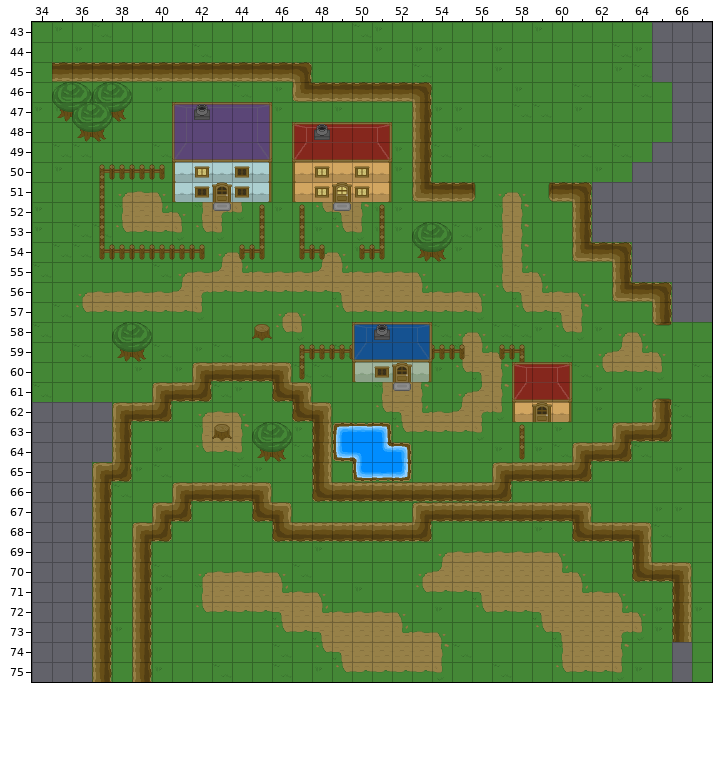
Tiled map -- maps/tilesets/town_01.tmx. Above is the file before it was changed.
Cells are 32x32 px. Shown: x 34..67, y 43..75.
The result:
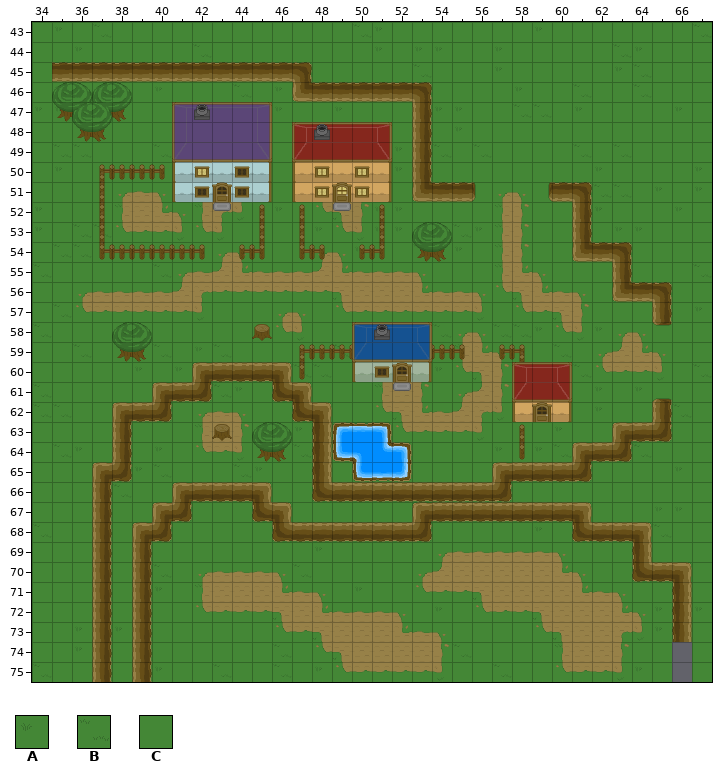
Key: from "tileset_outside_v01": A 24, B 25, C 34.
_ is an empty cell, . an unchanged one.
The exact change:
--- layer "ground"
@@ x 62..67 @@
-43 ...___
-44 ...___
-45 ...___
-46 ....__
-47 ....__
-48 ....__
-49 ...___
-50 ..____
-51 ______
-52 ______
-53 ______
-54 ..____
-55 ..____
-56 ....__
-57 ....__
+43 ...CCB
+44 ...CCC
+45 ...CCC
+46 ....CC
+47 ....AC
+48 ....CC
+49 ...CCC
+50 ..CCCA
+51 BBCACA
+52 ACCCAC
+53 CAACCC
+54 ..CCCC
+55 ..CCCB
+56 ....CC
+57 ....CA
@@ x 34..37 @@
-62 ____
-63 ____
-64 ____
-65 ___.
-66 ___.
-67 ___.
-68 ___.
-69 ___.
-70 ___.
-71 ___.
-72 ___.
-73 ___.
-74 ___.
-75 ___.
+62 BBCC
+63 CCCC
+64 CBAC
+65 CCC.
+66 CCC.
+67 CCC.
+68 BCC.
+69 CCC.
+70 CCC.
+71 CCC.
+72 CCC.
+73 CCA.
+74 CCA.
+75 BCC.
Changed places in both pictures, as pixel boxes (x1, y1, x2, y2):
added: (592, 22, 712, 322)
added: (32, 402, 112, 682)
